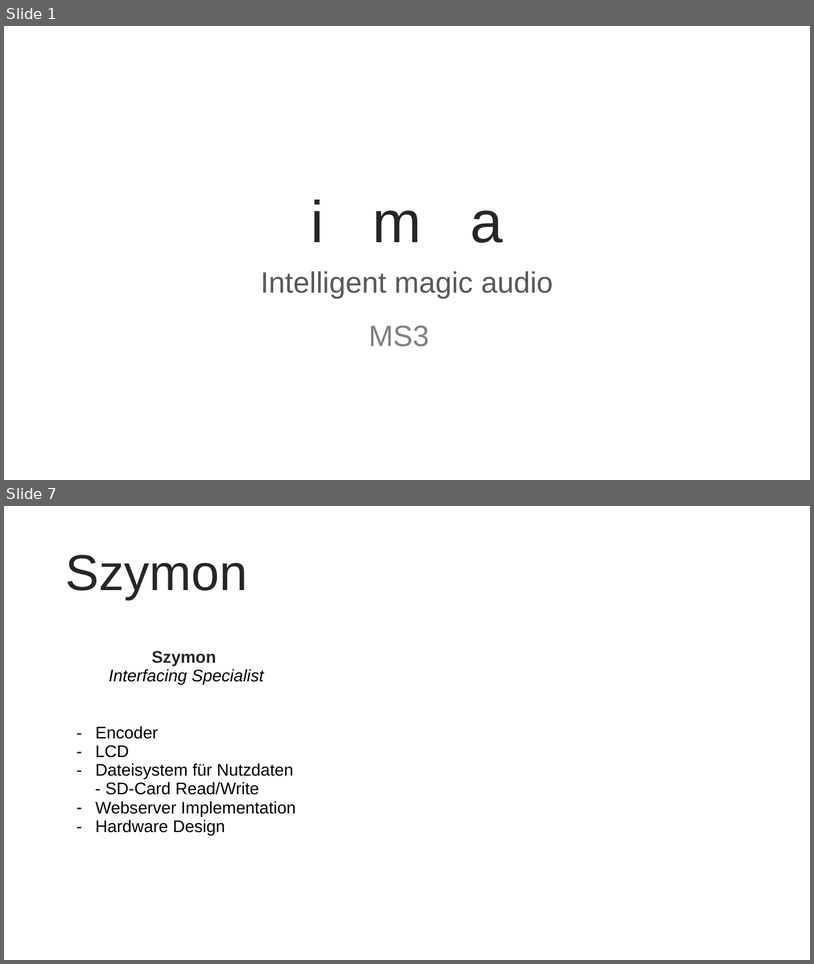
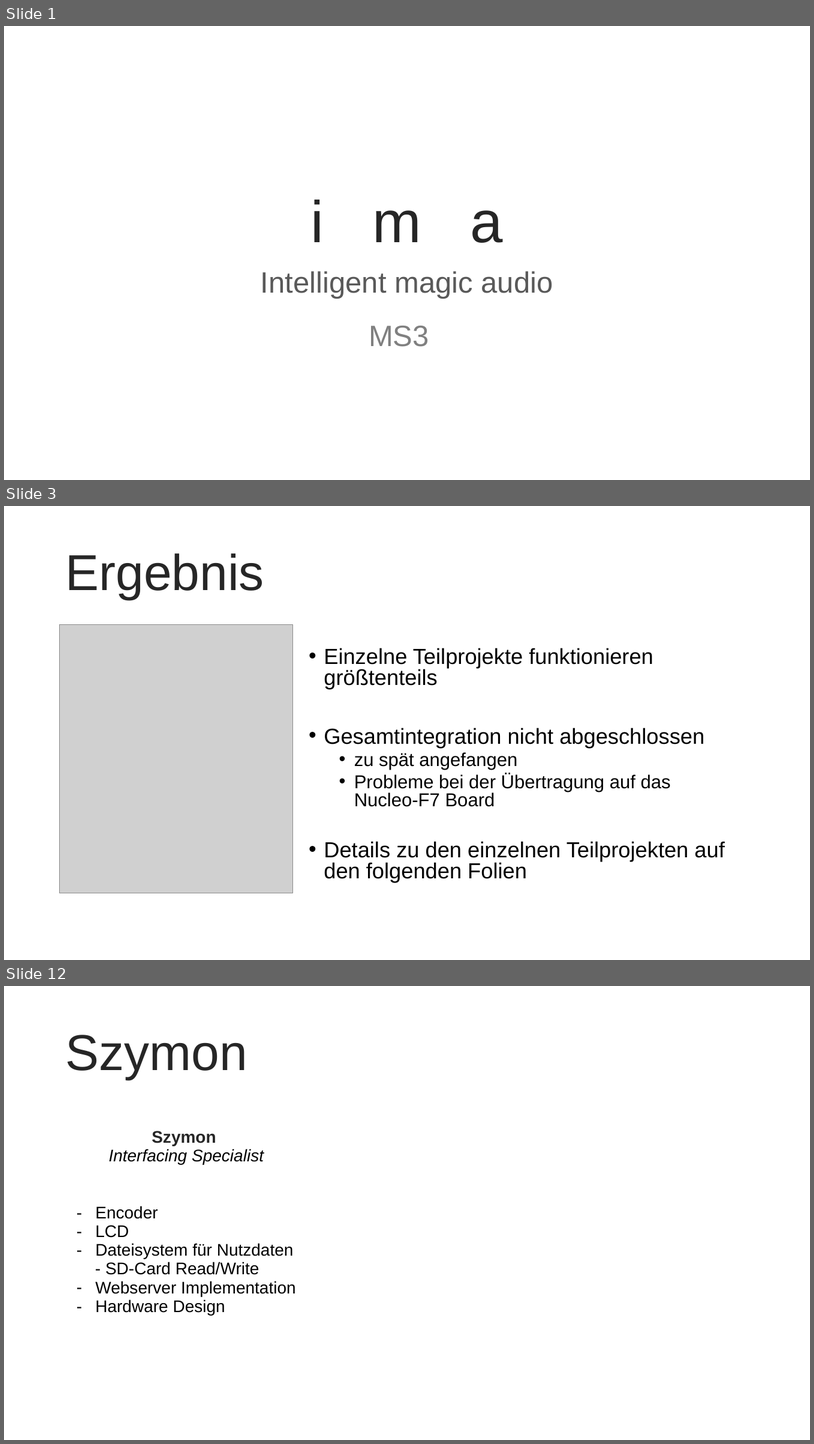
Before and after one commit to Shimizip/Intelligent-Magic-Audio, a slide deck: praesi/ima_ms3.pptx. Shown one above the other, each under a label of ours: slides 1 and 7 before the commit, slides 1, 3 and 12 after it; the slides between them are not shown. The pictures are 814x964 and 814x1444 pixels, drawn with LibreOffice and Linux fonts; fonts in the diff are those of the drawing; grey boxes stand for pictures; background and template pictures are left out. Boxes give left, top, right and bottom in pixels: in the first picture for what was removed or moved away, otherwise in the second. Text is boxed around its words. In the diff, an @@ line names an element or a change of style, - is before the commit and + after.

```diff
--- a/praesi/ima_ms3.pptx
+++ b/praesi/ima_ms3.pptx
@@ slide 3 added at box(4, 506, 810, 960), background picture (left out) @@
@@ title added at box(65, 553, 264, 599), 60 pt, text #262626 @@
+Ergebnis
@@ picture added at box(60, 625, 293, 893) @@
@@ text added at box(324, 648, 725, 882), 25.9 pt, text #000000 @@
+• Einzelne Teilprojekte funktionieren größtenteils
+• Gesamtintegration nicht abgeschlossen
+  • zu spät angefangen
+  • Probleme bei der Übertragung auf das Nucleo-F7 Board
+• Details zu den einzelnen Teilprojekten auf den folgenden Folien
@@ what was slide 7 is now slide 12 @@
```
Also in this commit, not shown: 3 slides changed, 7 other slides added, 4 slides removed.
